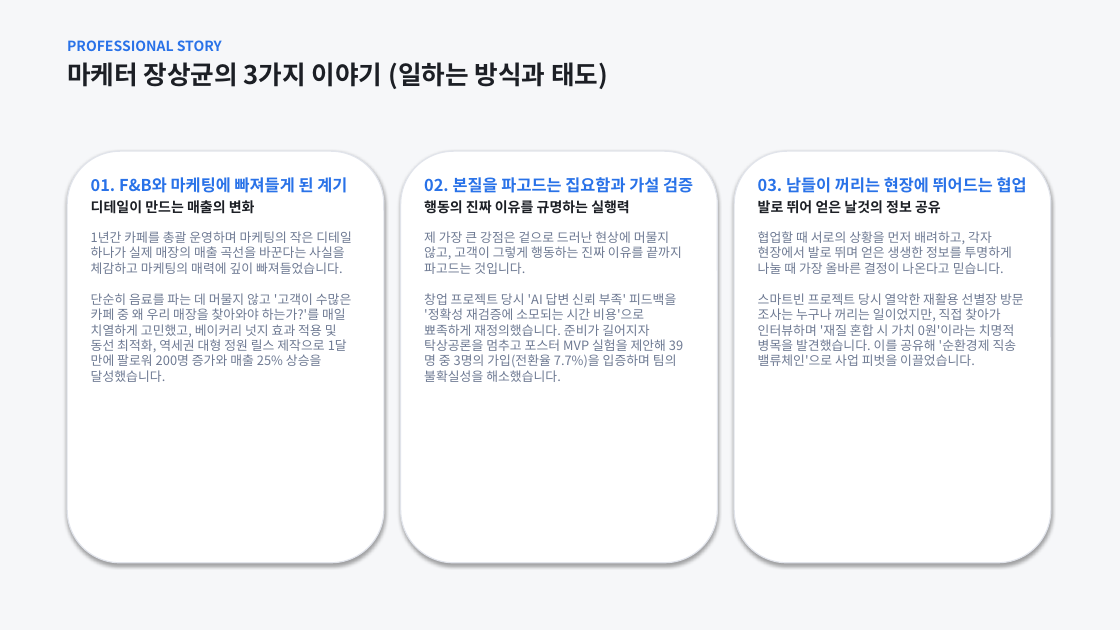
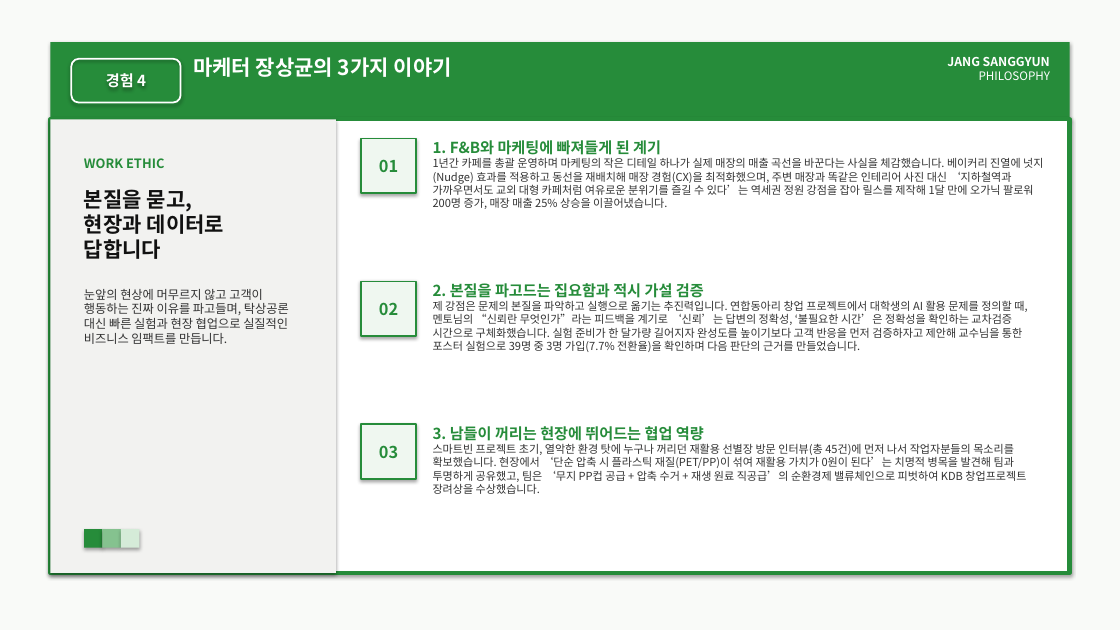
Before and after one commit to wkdtkdrbs11/test1-2026.11.10-, a slide deck: slide 10 of 마케터_장상균_포트폴리오.pptx (slide 6 before the commit). Drawn at 1120x630 pixels with LibreOffice and Linux fonts; fonts in the diff are those of the drawing. Boxes give left, top, right and bottom in pixels: in the first picture for what was removed or moved away, otherwise in the second. Text is boxed around its words. In the diff, an @@ line names an element or a change of style, - is before the commit and + after.

Commit message:
Generate 11-slide green grid portfolio PPTX applying pptx skill and green-grid-editorial theme

```diff
--- a/마케터_장상균_포트폴리오.pptx
+++ b/마케터_장상균_포트폴리오.pptx
@@ rectangle at (x1=0, y1=0, x2=1120, y2=630): fill #F6F7F9 to #F9FAF8 @@
@@ rectangle added at (x1=50, y1=42, x2=1070, y2=119), fill #268C3A @@
@@ rounded rectangle added at (x1=71, y1=59, x2=181, y2=103), outline #FFFFFF 1.5 pt, 13 pt, text #FFFFFF, bold @@
+경험 4
@@ text at (x1=193, y1=57, x2=452, y2=77): text changed; size 22 to 18 pt; text colour #1C1F25 to #FFFFFF @@
-PROFESSIONAL STORY
-마케터 장상균의 3가지 이야기 (일하는 방식과 태도)
+마케터 장상균의 3가지 이야기
@@ text added at (x1=947, y1=57, x2=1050, y2=80), 10.5 pt, text #FFFFFF, bold @@
+JANG SANGGYUN
+PHILOSOPHY
@@ rectangle added at (x1=50, y1=119, x2=1070, y2=573), fill #FFFFFF, outline #268C3A 3.5 pt @@
@@ rectangle added at (x1=50, y1=119, x2=336, y2=573), fill #F2F2F0 @@
@@ rectangle added at (x1=361, y1=139, x2=416, y2=193), fill #EFF7F0, outline #268C3A 1.5 pt, 14 pt, text #268C3A, bold @@
+01
@@ text added at (x1=433, y1=140, x2=1043, y2=209), 9.5 pt, text #333333 @@
+1. F&B와 마케팅에 빠져들게 된 계기
+1년간 카페를 총괄 운영하며 마케팅의 작은 디테일 하나가 실제 매장의 매출 곡선을 바꾼다는 사실을 체감했습니다. 베이커리 진열에 넛지(Nudge) 효과를 적용하고 동선을 재배치해 매장 경험(CX)을 최적화했으며, 주변 매장과 똑같은 인테리어 사진 대신 ‘지하철역과 가까우면서도 교외 대형 카페처럼 여유로운 분위기를 즐길 수 있다’는 역세권 정원 강점을 잡아 릴스를 제작해 1달 만에 오가닉 팔로워 200명 증가, 매장 매출 25% 상승을 이끌어냈습니다.
@@ rounded rectangle removed at (x1=67, y1=151, x2=384, y2=563) @@
@@ text added at (x1=84, y1=158, x2=289, y2=344), 10.5 pt, text #333333 @@
+WORK ETHIC
+본질을 묻고,
+현장과 데이터로
+답합니다
+눈앞의 현상에 머무르지 않고 고객이 행동하는 진짜 이유를 파고들며, 탁상공론 대신 빠른 실험과 현장 협업으로 실질적인 비즈니스 임팩트를 만듭니다.
@@ text removed at (x1=91, y1=177, x2=351, y2=382) @@
-01. F&B와 마케팅에 빠져들게 된 계기
-디테일이 만드는 매출의 변화
-1년간 카페를 총괄 운영하며 마케팅의 작은 디테일 하나가 실제 매장의 매출 곡선을 바꾼다는 사실을 체감하고 마케팅의 매력에 깊이 빠져들었습니다.
-단순히 음료를 파는 데 머물지 않고 '고객이 수많은 카페 중 왜 우리 매장을 찾아와야 하는가?'를 매일 치열하게 고민했고, 베이커리 넛지 효과 적용 및 동선 최적화, 역세권 대형 정원 릴스 제작으로 1달 만에 팔로워 200명 증가와 매출 25% 상승을 달성했습니다.
@@ rounded rectangle removed at (x1=401, y1=151, x2=718, y2=563) @@
@@ text removed at (x1=424, y1=177, x2=693, y2=382) @@
-02. 본질을 파고드는 집요함과 가설 검증
-행동의 진짜 이유를 규명하는 실행력
-제 가장 큰 강점은 겉으로 드러난 현상에 머물지 않고, 고객이 그렇게 행동하는 진짜 이유를 끝까지 파고드는 것입니다.
-창업 프로젝트 당시 'AI 답변 신뢰 부족' 피드백을 '정확성 재검증에 소모되는 시간 비용'으로 뾰족하게 재정의했습니다. 준비가 길어지자 탁상공론을 멈추고 포스터 MVP 실험을 제안해 39명 중 3명의 가입(전환율 7.7%)을 입증하며 팀의 불확실성을 해소했습니다.
@@ rounded rectangle removed at (x1=734, y1=151, x2=1051, y2=563) @@
@@ text removed at (x1=758, y1=177, x2=1027, y2=366) @@
-03. 남들이 꺼리는 현장에 뛰어드는 협업
-발로 뛰어 얻은 날것의 정보 공유
-협업할 때 서로의 상황을 먼저 배려하고, 각자 현장에서 발로 뛰며 얻은 생생한 정보를 투명하게 나눌 때 가장 올바른 결정이 나온다고 믿습니다.
-스마트빈 프로젝트 당시 열악한 재활용 선별장 방문 조사는 누구나 꺼리는 일이었지만, 직접 찾아가 인터뷰하며 '재질 혼합 시 가치 0원'이라는 치명적 병목을 발견했습니다. 이를 공유해 '순환경제 직송 밸류체인'으로 사업 피벗을 이끌었습니다.
@@ rectangle added at (x1=361, y1=281, x2=416, y2=336), fill #EFF7F0, outline #268C3A 1.5 pt, 14 pt, text #268C3A, bold @@
+02
@@ text added at (x1=433, y1=283, x2=1027, y2=352), 9.5 pt, text #333333 @@
+2. 본질을 파고드는 집요함과 적시 가설 검증
+제 강점은 문제의 본질을 파악하고 실행으로 옮기는 추진력입니다. 연합동아리 창업 프로젝트에서 대학생의 AI 활용 문제를 정의할 때, 멘토님의 “신뢰란 무엇인가”라는 피드백을 계기로 ‘신뢰’는 답변의 정확성, ‘불필요한 시간’은 정확성을 확인하는 교차검증 시간으로 구체화했습니다. 실험 준비가 한 달가량 길어지자 완성도를 높이기보다 고객 반응을 먼저 검증하자고 제안해 교수님을 통한 포스터 실험으로 39명 중 3명 가입(7.7% 전환율)을 확인하며 다음 판단의 근거를 만들었습니다.
@@ rectangle added at (x1=361, y1=424, x2=416, y2=479), fill #EFF7F0, outline #268C3A 1.5 pt, 14 pt, text #268C3A, bold @@
+03
@@ text added at (x1=433, y1=426, x2=1026, y2=494), 9.5 pt, text #333333 @@
+3. 남들이 꺼리는 현장에 뛰어드는 협업 역량
+스마트빈 프로젝트 초기, 열악한 환경 탓에 누구나 꺼리던 재활용 선별장 방문 인터뷰(총 45건)에 먼저 나서 작업자분들의 목소리를 확보했습니다. 현장에서 ‘단순 압축 시 플라스틱 재질(PET/PP)이 섞여 재활용 가치가 0원이 된다’는 치명적 병목을 발견해 팀과 투명하게 공유했고, 팀은 ‘무지 PP컵 공급 + 압축 수거 + 재생 원료 직공급’의 순환경제 밸류체인으로 피벗하여 KDB 창업프로젝트 장려상을 수상했습니다.
@@ rectangle added at (x1=84, y1=529, x2=103, y2=548), fill #268C3A @@
@@ rectangle added at (x1=103, y1=529, x2=121, y2=548), fill #85C28F @@
@@ rectangle added at (x1=121, y1=529, x2=139, y2=548), fill #D5EBD8 @@
```
Also in this commit, not shown: 2 other slides changed, 8 slides added, 5 slides removed, 2 other files.
